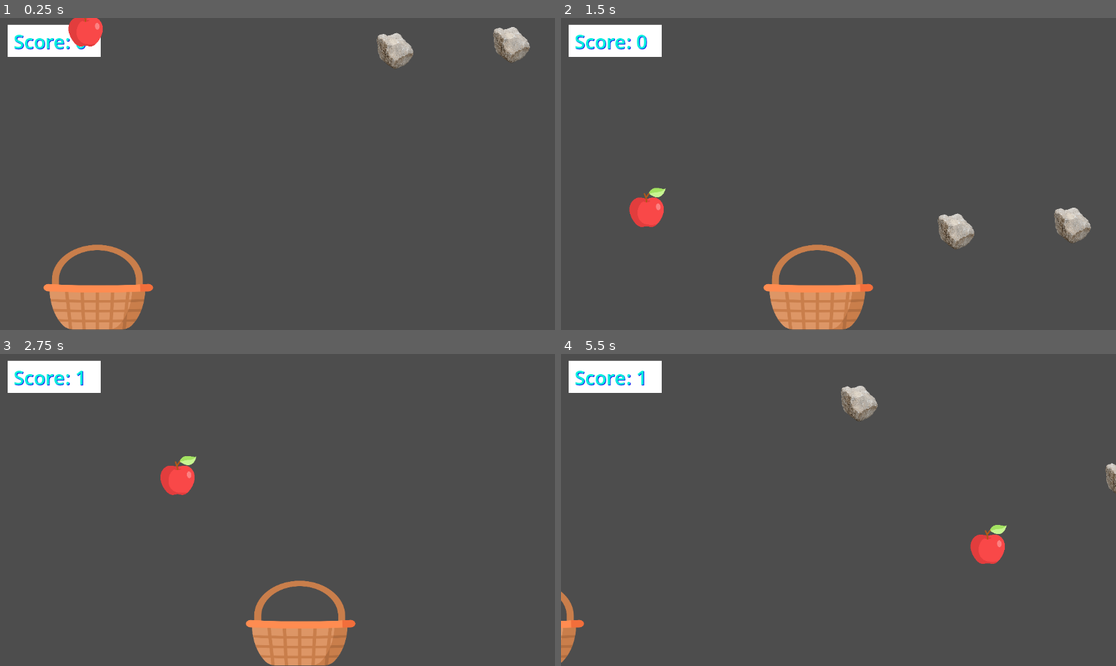
Above: before the commit, frames 1-4 (two rows, left to right).
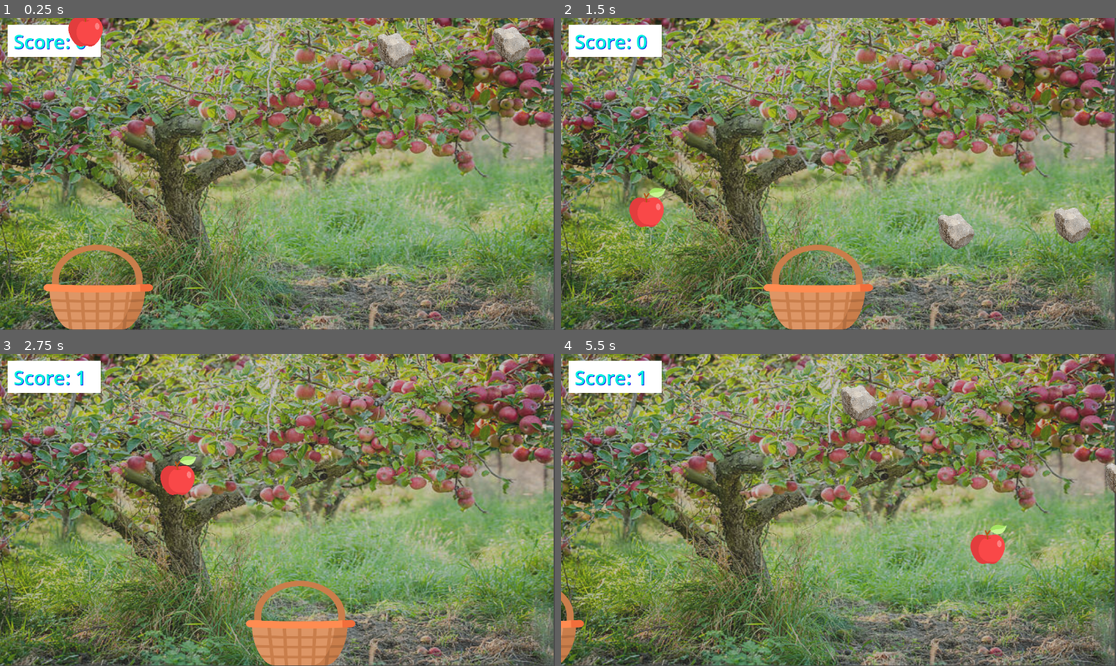
Above: after the commit, the same moments.

Repository: KhanakKRDS/apple_basket_2025
Game: Godot game, scene res://better_apples.tscn
Same seed, same stepped clock (60 frames per second), same inputs: the game is played once before the commit and once after it.
Inputs:
- Up to frame 1 (0.25 s): no input
- Up to frame 2 (1.5 s): hold Right 0.53-1.28 s; hold Left from 1.28 s (still down)
- Up to frame 3 (2.75 s): release Left at 2.03 s; hold Right from 2.03 s (still down)
- Up to frame 4 (5.5 s): release Right at 3.53 s; hold Left from 3.53 s (still down)

The runs differ from the first frame. In frame 1, 87% of the frame differs, in the area x 0-100%, y 0-100%; in frame 2, 86%; in frame 3, 88%; in frame 4, 89%.
Error in both runs: Invalid assignment of property or key 'text' with value of type 'String' on a base object of type 'null instance'. (res://apple.gd:16)

Commit message:
added background

Diff:
--- a/apple-catcher/better_apples.tscn
+++ b/apple-catcher/better_apples.tscn
@@ -1,10 +1,10 @@
-[gd_scene load_steps=14 format=3 uid="uid://e8rfwr6rihsm"]
+[gd_scene load_steps=15 format=3 uid="uid://e8rfwr6rihsm"]
 
 [ext_resource type="Script" uid="uid://c3savlk0yywr4" path="res://apple.gd" id="1_82mcb"]
-[ext_resource type="Texture2D" uid="uid://dc35goqt0fy50" path="res://game_bg.jpg" id="1_dp5ro"]
 [ext_resource type="Script" uid="uid://crrvq335dc0y8" path="res://Global.gd" id="1_dp5ro"]
 [ext_resource type="Texture2D" uid="uid://qy5xgg6v3m20" path="res://wicker-basket.png" id="1_n6xs7"]
 [ext_resource type="Texture2D" uid="uid://bbkri0cend5g6" path="res://apple.png" id="2_8q4iw"]
+[ext_resource type="Texture2D" uid="uid://dc35goqt0fy50" path="res://game_bg.jpg" id="2_ucbje"]
 [ext_resource type="Script" uid="uid://k56alnf8dsom" path="res://star.gd" id="3_ba8uk"]
 [ext_resource type="Texture2D" uid="uid://u127ur3hfvbf" path="res://star.png" id="5_mscbv"]
 [ext_resource type="Script" uid="uid://b24ajl4rwcs7j" path="res://stone.gd" id="6_82mcb"]
@@ -27,11 +27,11 @@
 [node name="BetterApples" type="Node2D"]
 script = ExtResource("1_dp5ro")
 
-[node name="GameBg" type="Sprite2D" parent="."]
-modulate = Color(1, 1, 1, 0.54901963)
-position = Vector2(577, 327.25)
-scale = Vector2(1.879085, 1.6105651)
-texture = ExtResource("1_dp5ro")
+[node name="background" type="Sprite2D" parent="."]
+modulate = Color(1, 1, 1, 0.6862745)
+position = Vector2(573, 323.75)
+scale = Vector2(1.882353, 1.5884521)
+texture = ExtResource("2_ucbje")
 
 [node name="score_bg" type="ColorRect" parent="."]
 offset_left = 16.0
@@ -110,7 +110,5 @@
 rotation = 1.5548762
 shape = SubResource("CapsuleShape2D_glxhr")
 
-[node name="background" type="Sprite2D" parent="."]
-
 [connection signal="timeout" from="star/Timer" to="star" method="_on_timer_timeout"]
 [connection signal="body_entered" from="basket" to="basket" method="_on_body_entered"]
